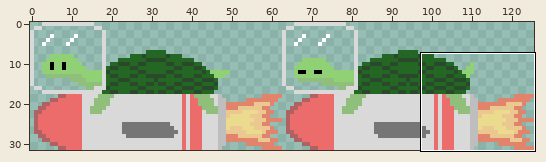
One commit to this sprite sheet: assets/target_big1.png. The picture above shows the old version from afar; the outline marks the close-up.
Close-up. The starting point:
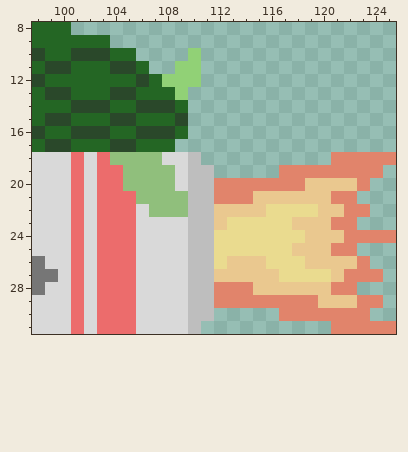
The file is 126x32 pixels. Colours within 5 levels of each other are drawn and written as one. Shown: x 98..125, y 8..31.
Now the later version:
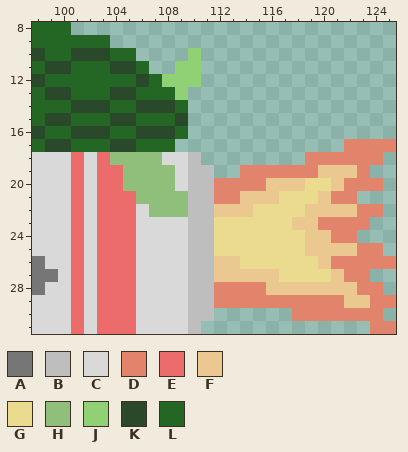
Palette (. is transparent): A #767676  B #bebebe  C #d9d9d9  D #e1846b  E #ec6c6c  F #eac88f  G #eadb8f  H #90bf7c  J #91d176  K #2a482a  L #246624
From old to new:
@@ x 110..125 @@
 16 ................
-17 ................
-18 B..........DDDDD
-19 BB.....DDDDDDDD.
-20 BBDDDDDDDFFFFD..
-21 BBDDDFFFFFFDD...
-22 BBFFFFGGGGFFDD..
-23 BBFGGGGGFFFDD...
-24 BBGGGGGGGFFFDDDD
-25 BBGGGGGGFFFDD...
-26 BBGFFFGGGFFFFD..
-27 BBFFFFFGGGGFDDD.
-28 BBDDDFFFFFFDD...
-29 BBDDDDDDDDFFFDD.
-30 BB.....DDDDDDD..
-31 B..........DDDDD
+17 ............DDDD
+18 B........DDDDDD.
+19 BB..DDDDDDFFFD..
+20 BBDDDDFFFGGFDDD.
+21 BBDDFFFGGGFDD...
+22 BBFFFGGGGFFFFDD.
+23 BBGGGGGGFFDDDD..
+24 BBGGGGGGGFFDD...
+25 BBGGGGGGGFFFFDD.
+26 BBFFGGGGGGFDDDDD
+27 BBFFFFFGGGGFDD..
+28 BBDDDDFFFFFFFDD.
+29 BBDDDDDDDDDDFFDD
+30 BB......DDDDDDD.
+31 B.............DD
Changed places in both close-ups, as pixel boxes (x1, y1, x2, y2):
changed: (214, 139, 396, 334)
